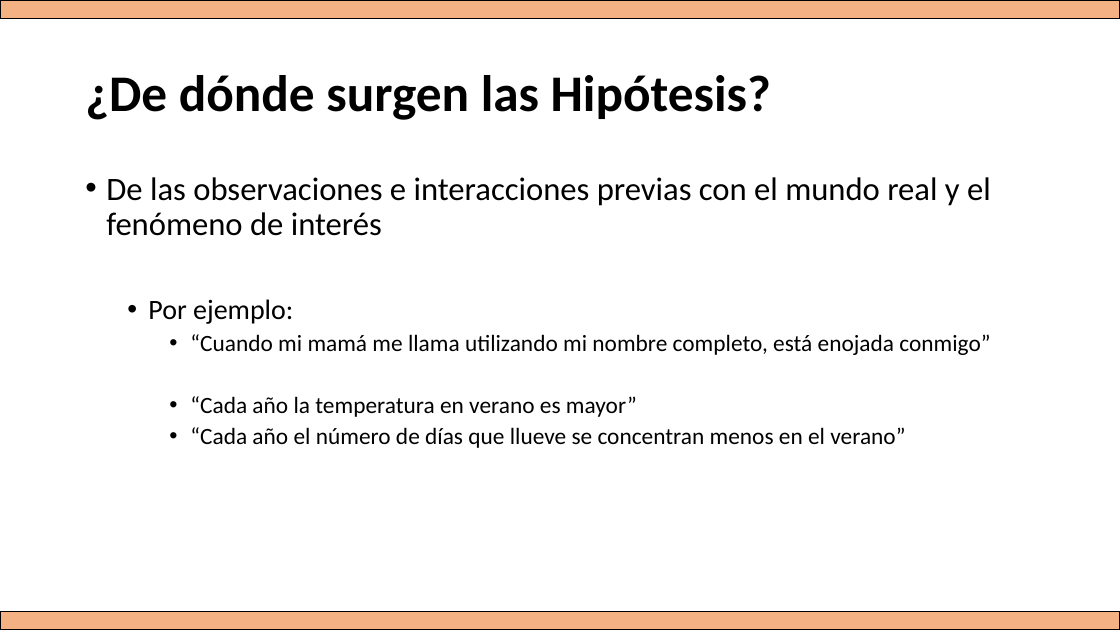
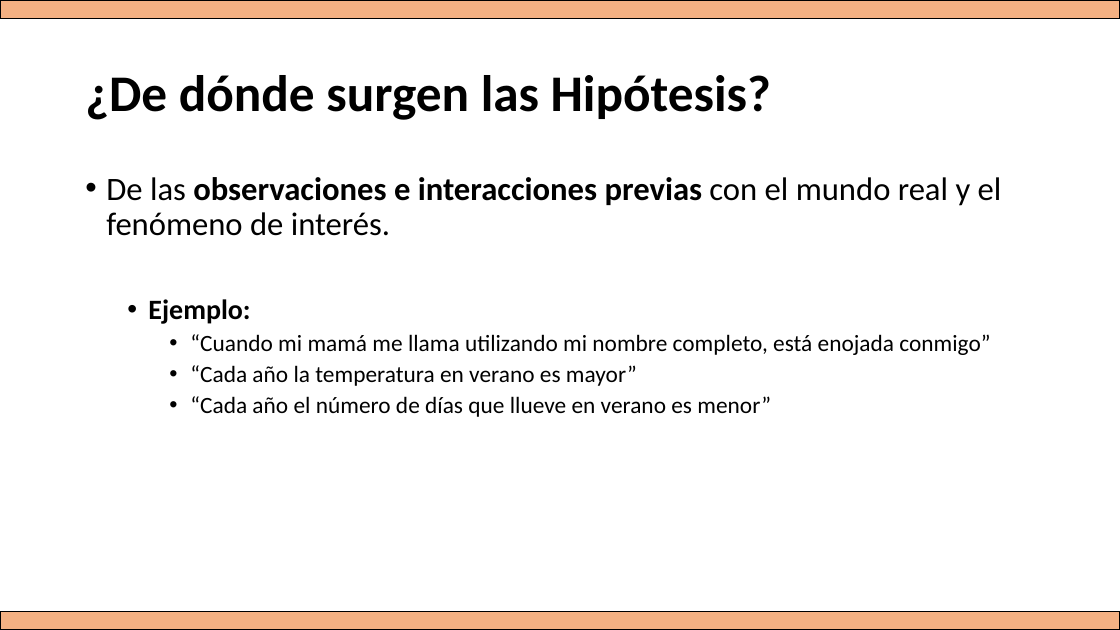
Before and after one commit to Adrifelcha/afchavez-019, a slide deck: slide 16 of JeanPiaget/ClaseMuestra/Hipotesis_Variables.pptx (slide 15 before the commit). Drawn at 1120x630 pixels with LibreOffice and Linux fonts; fonts in the diff are those of the drawing. Boxes give left, top, right and bottom in pixels: in the first picture for what was removed or moved away, otherwise in the second. Text is boxed around its words. In the diff, an @@ line names an element or a change of style, - is before the commit and + after.

```diff
--- a/JeanPiaget/ClaseMuestra/Hipotesis_Variables.pptx
+++ b/JeanPiaget/ClaseMuestra/Hipotesis_Variables.pptx
@@ text at [106, 177, 1002, 324]: text changed; bold on @@
-• De las observaciones e interacciones previas con el mundo real y el fenómeno de interés
-  • Por ejemplo:
+• De las observaciones e interacciones previas con el mundo real y el fenómeno de interés.
+  • Ejemplo:
@@ text at [190, 396, 771, 417]: text changed @@
-    • “Cada año el número de días que llueve se concentran menos en el verano”
+    • “Cada año el número de días que llueve en verano es menor”
```
Also in this commit, not shown: 25 other slides changed, 24 slides added, 6 slides removed.
